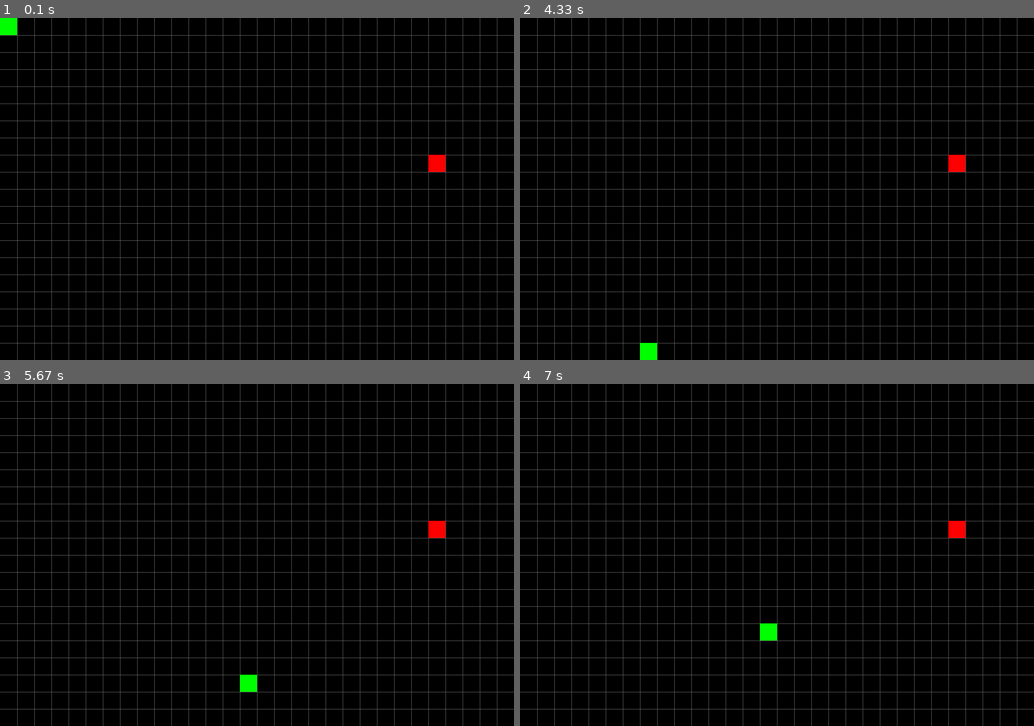
Above: before the commit, frames 1-4 (two rows, left to right).
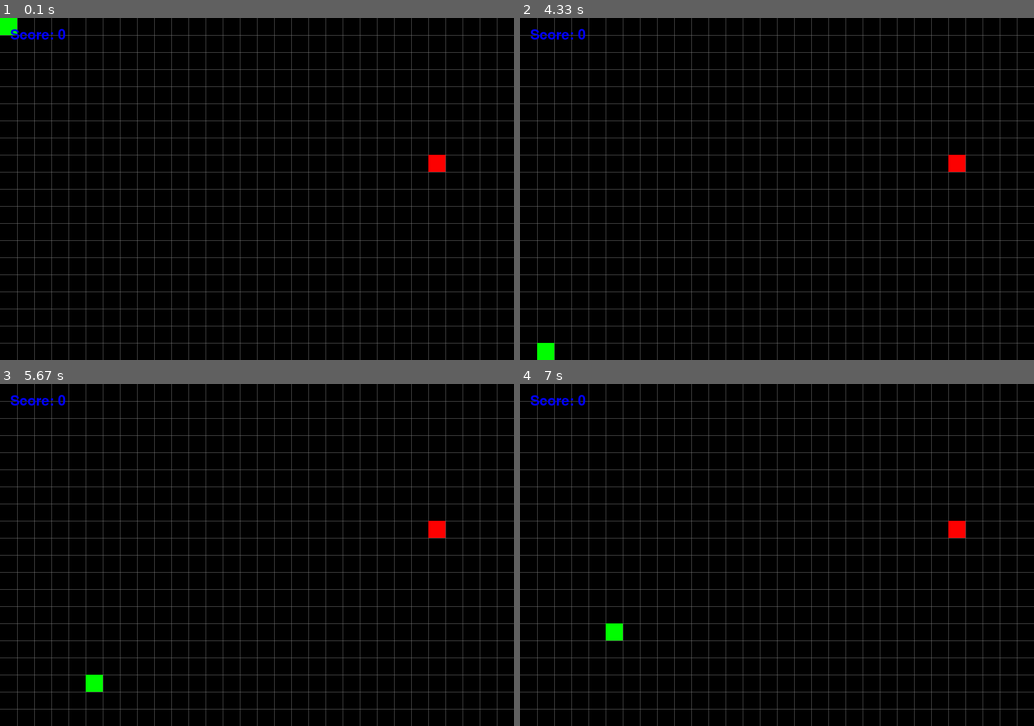
Above: after the commit, the same moments.

Repository: JohnWatersReal/Pygame-Snake
Game: pygame game, started from Snake.py
Same seed, same stepped clock (60 frames per second), same inputs: the game is played once before the commit and once after it.
Inputs:
- Up to frame 1 (0.1 s): no input
- Up to frame 2 (4.33 s): hold Up 0.33-0.8 s; hold Right 0.83-1.3 s; hold Down 1.33-1.63 s; hold Left 1.67-2.07 s; hold Up 2.1-2.47 s; hold Right 2.5-3.13 s; hold Down 3.17-3.53 s; hold Left 3.57-4.03 s; hold Right from 4.07 s (still down)
- Up to frame 3 (5.67 s): release Right at 4.53 s; hold Up 4.57-4.87 s; hold Right 4.9-5.37 s; hold Down from 5.4 s (still down)
- Up to frame 4 (7 s): release Down at 5.7 s; hold Left 5.73-6.13 s; hold Up 6.17-6.53 s; hold Right from 6.57 s (still down)

The runs differ from the first frame. In frame 1, 0.2% of the frame differs, in the area x 2-13%, y 3-7%; in frame 2, 0.5%, in the area x 2-27%, y 3-100%; in frame 3, 0.5%; in frame 4, 0.5%.

Commit message:
Added score element but its really bad looking for now

Diff:
--- a/Snake.py
+++ b/Snake.py
@@ -12,7 +12,9 @@
 green = pygame.Color(0, 255, 0)
 red = pygame.Color(255, 0, 0)
 grey = pygame.Color(128, 128, 128)
-
+blue = pygame.Color(0, 0, 255)
+
+# Display Setup
 DISPLAYSURF = pygame.display.set_mode((window_width,window_height))
 background = Rect(0, 0, window_width, window_height)
 background_surf = pygame.Surface((window_width, window_height))
@@ -24,6 +26,9 @@
 
 # Setting window title
 pygame.display.set_caption("Game")
+
+# Setting up fonts
+font = pygame.font.SysFont("Comic_sans", 60)
 
 tile_size = 50
 
@@ -49,11 +54,11 @@
         self.rect.x = self.x * tile_size
         self.rect.y = self.y * tile_size
 
-        if (self.rect.top >= window_height):
-            self.rect.top = 0
+        if (self.rect.y >= window_height):
+            self.rect.y = 0
             self.y = 0
-        if (self.rect.top < 0):
-            self.rect.top = window_height - tile_size
+        if (self.rect.y < 0):
+            self.rect.y = window_height
             self.y = window_height/tile_size
         if (self.rect.right > window_width):
             self.rect.x = 0
@@ -65,22 +70,27 @@
 
     def changeDirection(self):
         pressed_keys = pygame.key.get_pressed()
-        if (pressed_keys[K_RIGHT]):
-            self.dx = 1
-            self.dy = 0
-        elif (pressed_keys[K_DOWN]):
-            self.dx = 0
-            self.dy = 1
-        elif (pressed_keys[K_LEFT]):
-            self.dx = -1
-            self.dy = 0
-        elif (pressed_keys[K_UP]):
-            self.dx = 0
-            self.dy = -1
+        if (self.dx == 0):
+            if (pressed_keys[K_RIGHT]):
+                self.dx = 1
+                self.dy = 0
+            elif (pressed_keys[K_LEFT]):
+                self.dx = -1
+                self.dy = 0
+
+        if (self.dy == 0):
+            if (pressed_keys[K_DOWN]):
+                self.dx = 0
+                self.dy = 1
+            elif (pressed_keys[K_UP]):
+                self.dx = 0
+                self.dy = -1
+
 
 Snake = Player()
 body = []
 body.append(Snake)
+score = 0
 
 class Body(pygame.sprite.Sprite):
     def __init__(self, i):
@@ -135,6 +145,7 @@
 body_count = 0
 body_group = pygame.sprite.Group()
 
+
 # Game loop begin
 while True:
 
@@ -168,15 +179,23 @@
     else:
         movement_tick += 1
 
+    #if snake eats apple
     if (pygame.Rect.colliderect(Snake.rect, Apple.rect)):
         Apple.move()
         new = Body(body_count)
         body.append(new)
         body_count += 1
-
+        score += 1
+
+    # if snake hits itself
     if (pygame.Rect.collidelist(Snake.rect, body[1:]) != -1):
         pygame.quit()
         sys.exit()
 
+    # Show score
+    score_string = font.render(("Score: " + str(score)), True, blue)
+    DISPLAYSURF.blit(score_string, (30, 30))
+
+
     pygame.display.update()
     FramePerSec.tick(FPS)
